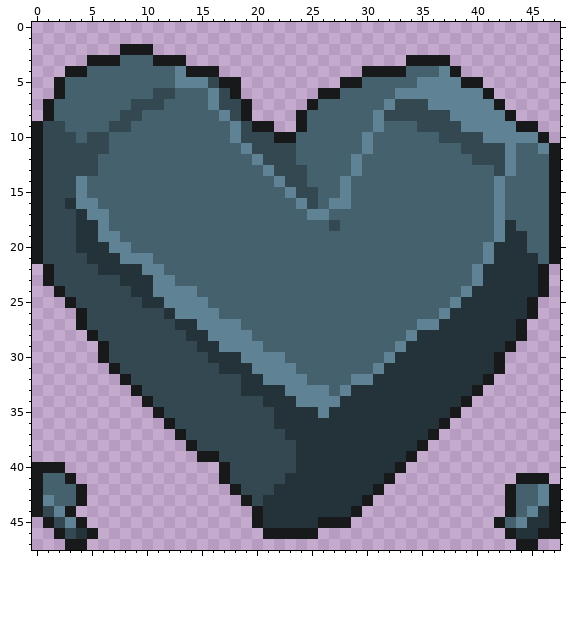
A pixel-art sprite gets an edit: Art/items/Hearth_Stone-Complete_UI_desc.png. This is how it looked before the edit.
The file is 48x48 pixels.
The result:
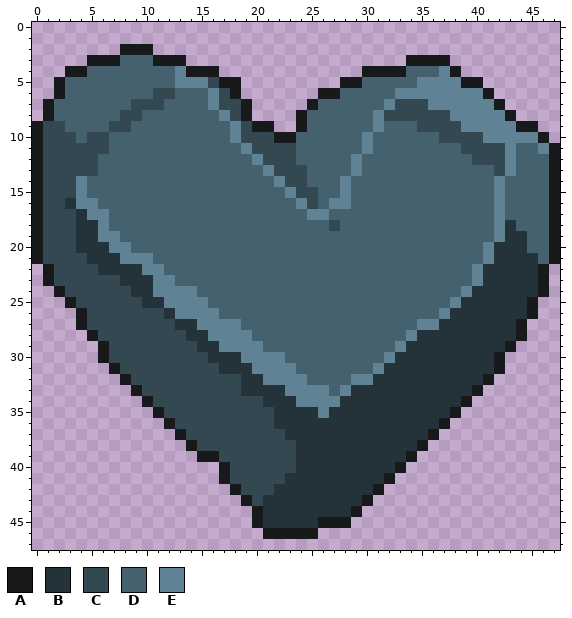
Palette (. is transparent): A #17191a  B #243339  C #344852  D #46616e  E #5f8394
Changes in this commit:
Colour A is removed in row 40 at x 0 to 2; in row 41 at x 0, 3 and 44 to 46; in rows 42 to 43 at x 0, 4, 43 and 47; in row 44 at x 0, 3, 43 and 47; in row 45 at x 1, 4, 42 and 47; in row 46 at x 2, 5, 43 and 46 to 47.
Colour A is removed in row 47 at x 3 to 4 and 44 to 45.
Colour B is removed in row 44 at x 46; in row 45 at x 45 to 46; in row 46 at x 4 and 44 to 45.
Colour C is removed in row 44 at x 1; in row 45 at x 2; in row 46 at x 3.
Colour D is removed in row 41 at x 1 to 2; in row 42 at x 1 to 3 and 44 to 45; in row 43 at x 2 to 3 and 44 to 45; in row 44 at x 44; in row 45 at x 43.
Colour E is removed in row 42 at x 46; in row 43 at x 1 and 46; in row 44 at x 2 and 45; in row 45 at x 3 and 44.
